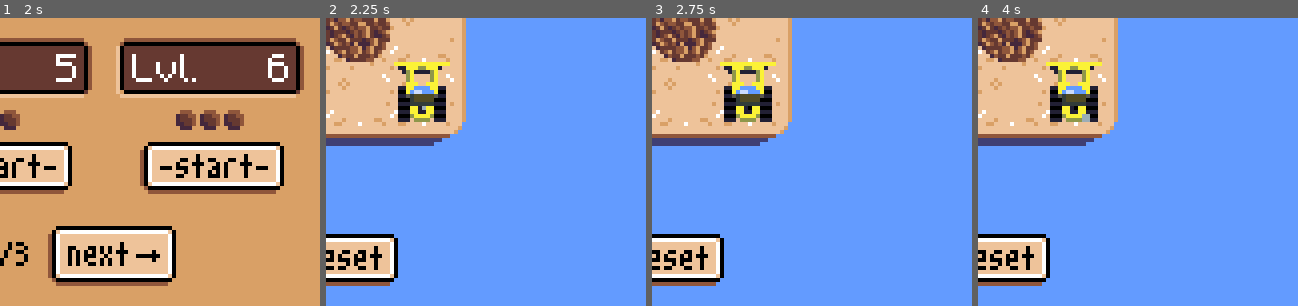
Above: before the commit, frames 1-4 (left to right).
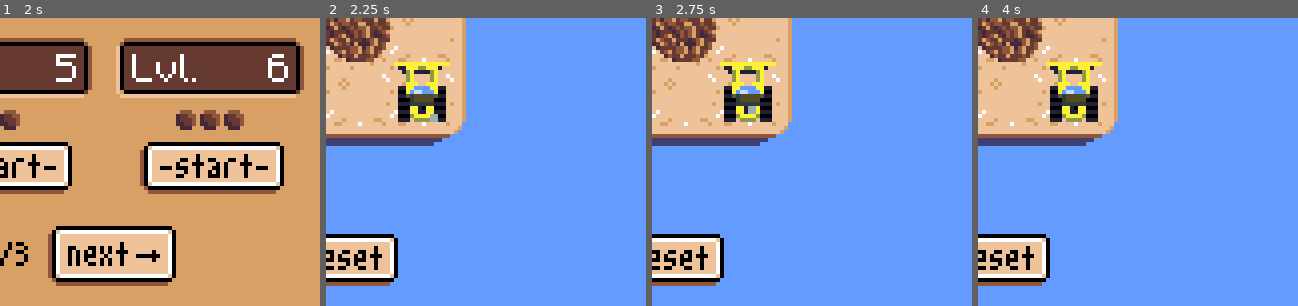
Above: after the commit, the same moments.

Repository: aludvik/Bouldering
Game: Godot game, scene res://Title/Title.tscn
The game is run twice, just before and just after one commit, with the same random seed, the same clock (stepped at 60 frames per second) and the same inputs.
Inputs (mouse positions are % of the whole screen's width and height, from its top left):
- Up to frame 1 (2 s): click (50, 87) at 0.5 s; click (21, 67) at 1.25 s
- Up to frame 2 (2.25 s): click (17, 43) at 2.02 s
- Up to frame 3 (2.75 s): no input
- Up to frame 4 (4 s): click (9, 10) at 2.75 s; click (17, 43) at 3.52 s
The pictures show only the part of the screen within x 50-100%, y 50-100%; the shares and areas given below are measured in that part.

Frame 1 is identical in both runs. In frame 2, less than 0.1% of the frame differs, in the area x 30-35%, y 30-37%; in frame 3, less than 0.1%; in frame 4, less than 0.1%.

Commit message:
Add music

Diff:
--- a/Level/Level.tscn
+++ b/Level/Level.tscn
@@ -676,6 +676,7 @@
 
 [node name="AnimatedSprite" type="AnimatedSprite" parent="Tractor"]
 frames = SubResource( 10 )
+frame = 3
 playing = true
 
 [node name="Tween" type="Tween" parent="Tractor"]
--- /dev/null
+++ b/Music.tscn
@@ -0,0 +1,6 @@
+[gd_scene load_steps=2 format=2]
+
+[ext_resource path="res://Audio/music.wav" type="AudioStream" id=1]
+
+[node name="AudioStreamPlayer" type="AudioStreamPlayer"]
+stream = ExtResource( 1 )
--- a/State.gd
+++ b/State.gd
@@ -13,7 +13,13 @@
 }
 
 # Settings
-var music: bool = true
+var music: bool = true setget music_set
+func music_set(is_on):
+	music = is_on
+	if is_on:
+		Music.play()
+	else:
+		Music.stop()
 var sfx: bool = true
 var resolution: int = 2 setget resolution_set
 func resolution_set(size):
@@ -23,6 +29,7 @@
 
 func _ready():
 	load_state()
+	music_set(music)
 	resolution_set(resolution)
 
 # Helper functions
--- a/project.godot
+++ b/project.godot
@@ -17,6 +17,7 @@
 [autoload]
 
 State="*res://State.tscn"
+Music="*res://Music.tscn"
 
 [display]
 
Not shown, changed: Audio/music.wav
